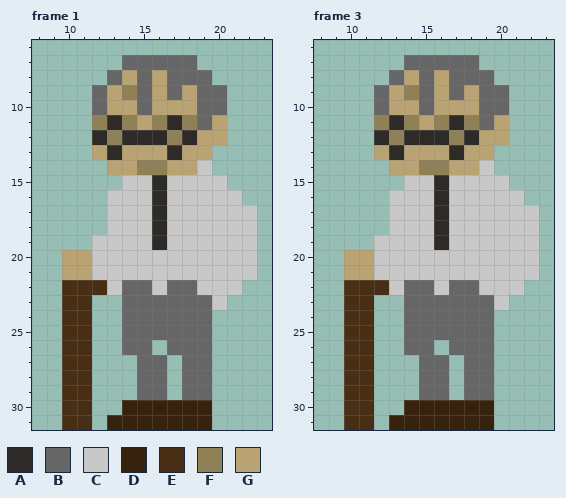
Pixel-art file: assets/Actor/NPC/Hermit.ase. Above is the file before it was changed.
32x32 pixels, 4 frames. Shown: frame 1: x 8..23, y 6..31; frame 3: x 8..23, y 6..31.
Visible layers, top first: "walk", "idle".
Palette (. is transparent): A #2d2a27  B #666666  C #c8c8c8  D #37220d  E #472e15  F #8f8056  G #b9a373
Pixels before, frame 1, first column x 10:
 7 ....BBBBB....
 8 ...BGBGBBB...
 9 ..BGFBGBGBB..
10 ..BGGBGGGBB..
11 ..FAFGFAFBG..
12 ..AFAAAFAGG..
13 ..GAGGGAGG...
14 ...GGFFGGC...
15 ....CCACCCC..
16 ...CCCACCCCC.
17 ...CCCACCCCCC
18 ...CCCACCCCCC
19 ..CCCCACCCCCC
20 GGCCCCCCCCCCC
21 GGCCCCCCCCCCC
22 EEECBBCBBCCC.
23 EE..BBBBBBC..
24 EE..BBBBBB...
25 EE..BBBBBB...
26 EE..BB.BBB...
27 EE...BB.BB...
28 EE...BB.BB...
29 EE...BB.BB...
30 EE..DDDDDD...
31 EE.DDDDDDD...
Pixels before, frame 3, first column x 10:
 7 ....BBBBB....
 8 ...BGBGBBB...
 9 ..BGFBGBGBB..
10 ..BGGBGGGBB..
11 ..FAFGFAFBG..
12 ..AFAAAFAGG..
13 ..GAGGGAGG...
14 ...GGFFGGC...
15 ....CCACCCC..
16 ...CCCACCCCC.
17 ...CCCACCCCCC
18 ...CCCACCCCCC
19 ..CCCCACCCCCC
20 GGCCCCCCCCCCC
21 GGCCCCCCCCCCC
22 EEECBBCBBCCC.
23 EE..BBBBBBC..
24 EE..BBBBBB...
25 EE..BBBBBB...
26 EE..BB.BBB...
27 EE...BB.BB...
28 EE...BB.BB...
29 EE...BB.BB...
30 EE..DDDDDD...
31 EE.DDDDDDD...
After:
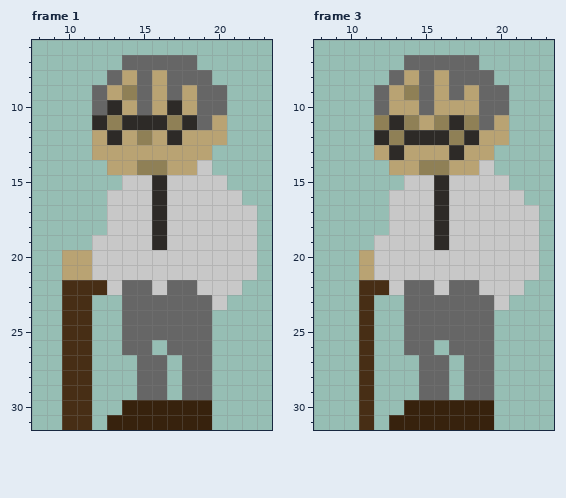
The edit:
layer "talk" added
Changed rows in their new state; - is an unchanged pixel.
Frame 1, layer "talk":
first column x 12:
10 -A---A-
11 AFAAAFA
12 GAGFGAG
13 -G---G-
Frame 3, layer "idle":
first column x 10:
20 .
21 .
22 .
23 .
24 .
25 .
26 .
27 .
28 .
29 .
30 .
31 .
